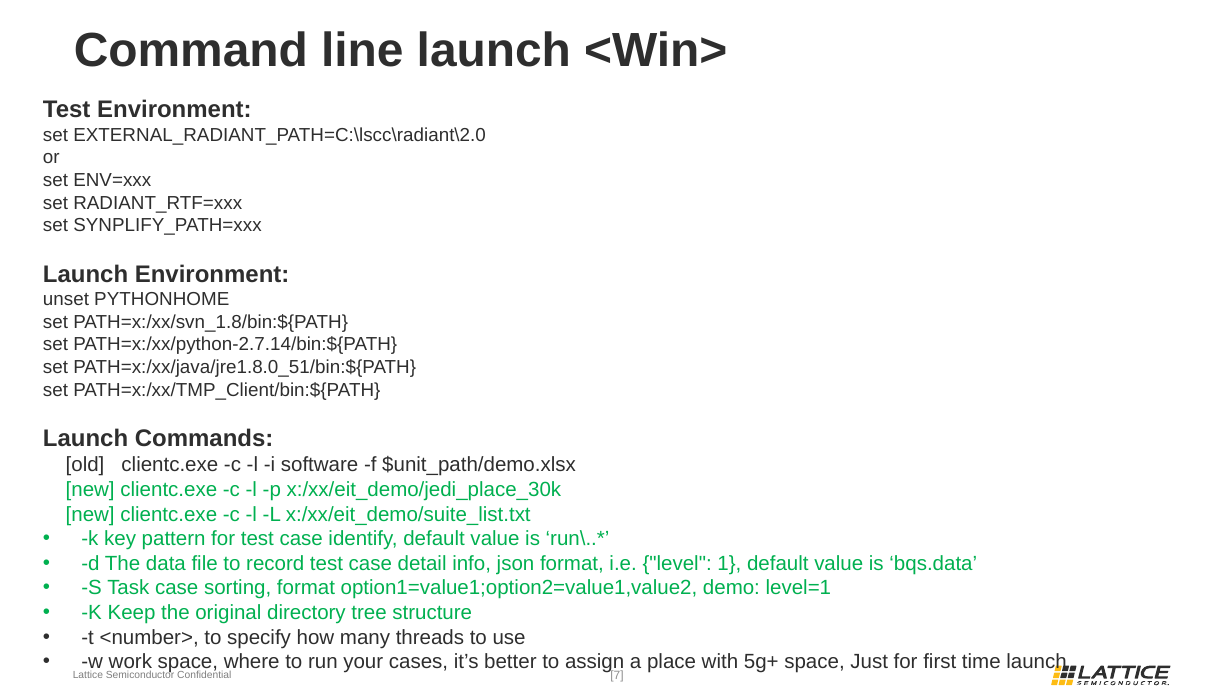
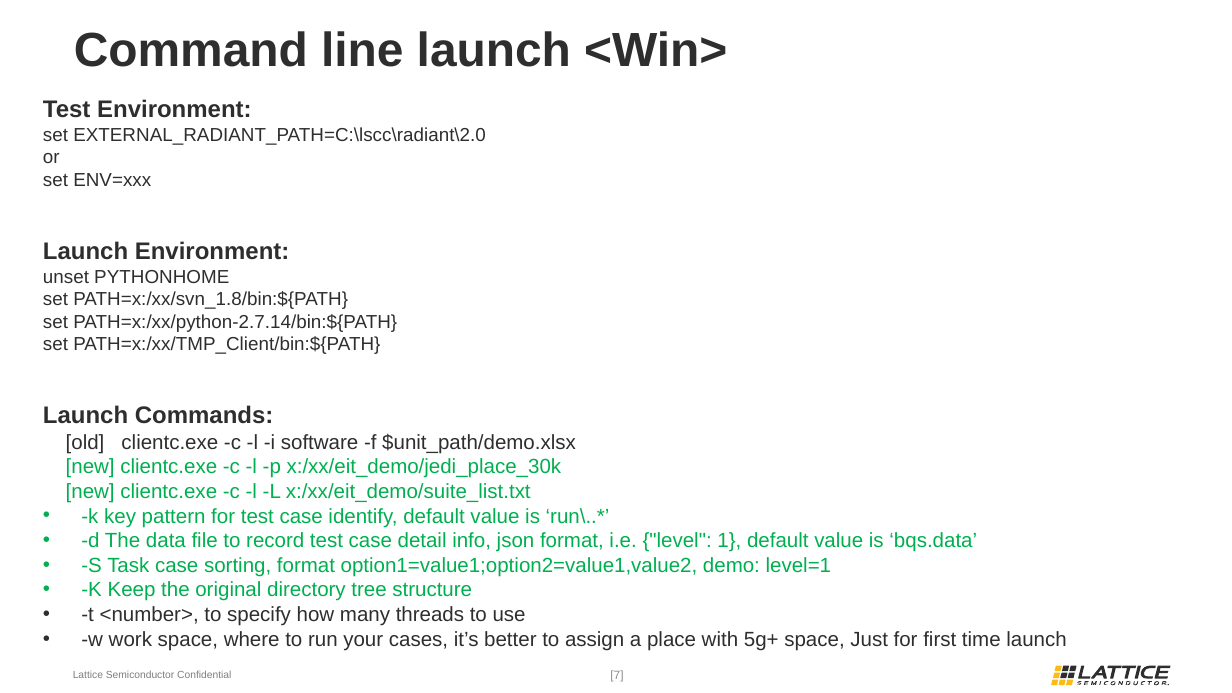
Before and after one commit to wanghengquan/repository, a slide deck: slide 7 of tmp_client/doc/TMP_EIT_suites/Local_EIT_run_LSV2.pptx. Drawn at 1232x693 pixels with LibreOffice and Linux fonts; fonts in the diff are those of the drawing; background and template pictures are left out. Boxes give left, top, right and bottom in pixels: in the first picture for what was removed or moved away, otherwise in the second. Text is boxed around its words. In the diff, an @@ line names an element or a change of style, - is before the commit and + after.

```diff
--- a/tmp_client/doc/TMP_EIT_suites/Local_EIT_run_LSV2.pptx
+++ b/tmp_client/doc/TMP_EIT_suites/Local_EIT_run_LSV2.pptx
@@ text at (43,196,261,235): paragraphs removed @@
-set RADIANT_RTF=xxx
-set SYNPLIFY_PATH=xxx
@@ text at (43,359,416,377): paragraph removed @@
-set PATH=x:/xx/java/jre1.8.0_51/bin:${PATH}
```
Also in this commit, not shown: 2 other slides changed, 3 other files.
